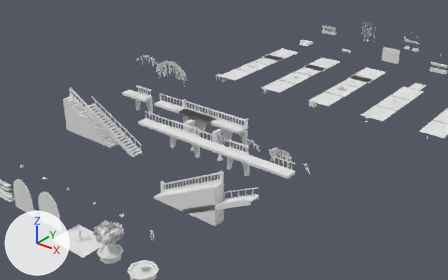
Before and after pictures for a commit that changed the Blender file art_src/kit/kit_dressing.blend.
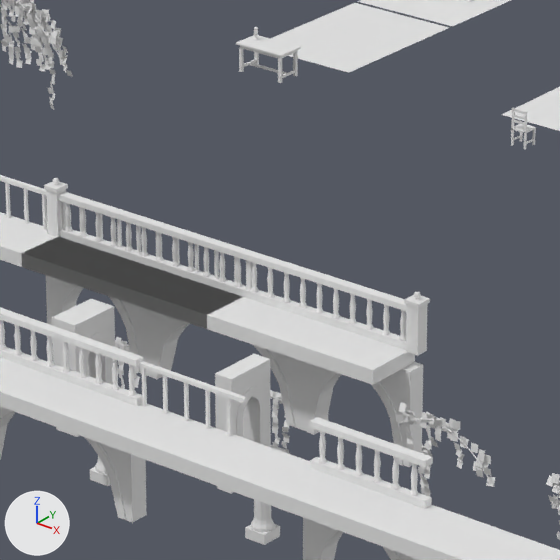
Old and new are each drawn from a 50 mm lens placed at (55.22, -28.32, 32.65), pointed at (9.69, 28.59, -2.64) and again close up on the part from 39% to 60% of the width and 24% to 59% of the height. Lighting does not change. The marker at lower left points along +X, +Y and +Z. The older version's two pictures come first. Objects named as collision shapes, trigger or cutter boxes, shadow casters or lower levels of detail are left out.

Before the edit, the objects in view are built like this:
```python
me_gallery_masonry_open_end__slab = bpy.data.meshes.new('gallery_masonry_open_end__slab')
me_gallery_masonry_open_end__slab.from_pydata(...)  # a box spanning x 0.0..4.0, y 0.3..1.6, z 3.85..4.15
me_gallery_masonry_open_end__slab.materials.append(mat_floor_stone)  # white #e7e7e7
me_gallery_wood_open_end__slab = bpy.data.meshes.new('gallery_wood_open_end__slab')
me_gallery_wood_open_end__slab.from_pydata(...)  # a box spanning x 0.0..4.0, y 0.3..1.6, z 3.85..4.15
me_gallery_wood_open_end__slab.materials.append(mat_wood)  # white #e7e7e7
me_reading_table__body_col = bpy.data.meshes.new('reading_table__body-col')
me_reading_table__body_col.from_pydata(...)  # 72 vertices, 54 faces; spans x -0.75..0.75, y -0.4..0.4, z 0.0..0.78
me_reading_table__body_col.materials.append(mat_wood)  # white #e7e7e7
ob_gallery_masonry_open_end__slab = bpy.data.objects.new('gallery_masonry_open_end__slab', me_gallery_masonry_open_end__slab)
ob_gallery_masonry_open_end__slab.parent = ob_m_gallery_masonry_open_end
ob_gallery_masonry_open_end__slab.location = (0.0, 0.0, 0.0)
ob_gallery_wood_open_end__slab = bpy.data.objects.new('gallery_wood_open_end__slab', me_gallery_wood_open_end__slab)
ob_gallery_wood_open_end__slab.parent = ob_m_gallery_wood_open_end
ob_gallery_wood_open_end__slab.location = (0.0, 0.0, 0.0)
ob_reading_table__body_col = bpy.data.objects.new('reading_table__body-col', me_reading_table__body_col)
ob_reading_table__body_col.parent = ob_m_reading_table
ob_reading_table__body_col.location = (0.0, 0.0, 0.0)
# also in view: 'gallery_masonry_open_end__plinth' at (21.26, 16.49, 4.22); 'gallery_masonry_slab__plinth' at (14.0, 16.49, 4.22); 'gallery_column__voussoirs' at (12.0, 19.42, 2.66); 'gallery_wood_end__slab' at (10.0, 20.95, 4.0); 'gallery_wood_end__rail' at (10.0, 21.51, 4.61)
```
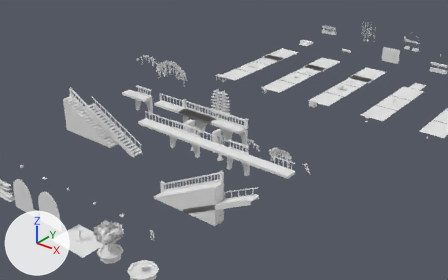
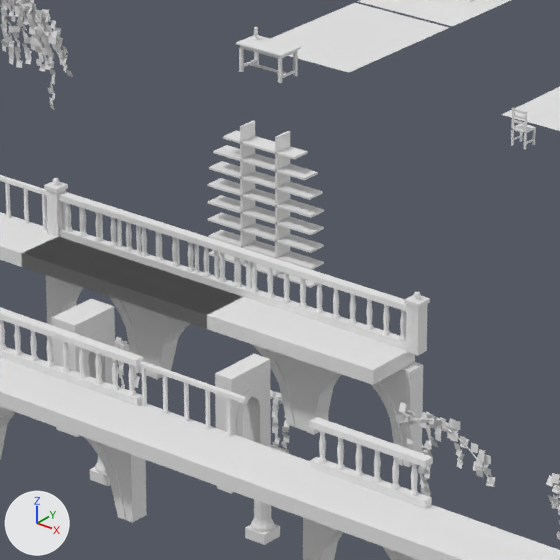
Boxes [x1, y1, x2, y2] around the edits, measured in the close-ups (560 x 560 px):
'recess_shelves_tall__boards', added
    after: [208, 120, 324, 288]
'gallery_wood_end__slab', unchanged, covered by the edit
    before: [0, 212, 242, 329]
    after: [0, 212, 237, 327]

The edits, one by one:
Mesh me_recess_shelves_tall__boards is new.
It has 80 vertices, 60 faces and spans x -1.48..1.48, y -0.25..0.22, z 0.12..3.47.
It uses material mat_wood (white #e7e7e7).
Object 'recess_shelves_tall__boards' (ob_recess_shelves_tall__boards) is new; it shows me_recess_shelves_tall__boards.
Its parent is ob_m_recess_shelves_tall.
Its location is (0.0, 0.0, 0.0).
Object 'M_recess_shelves_tall' (ob_m_recess_shelves_tall) is new.
Its location is (8.0, 30.0, 0.0).
